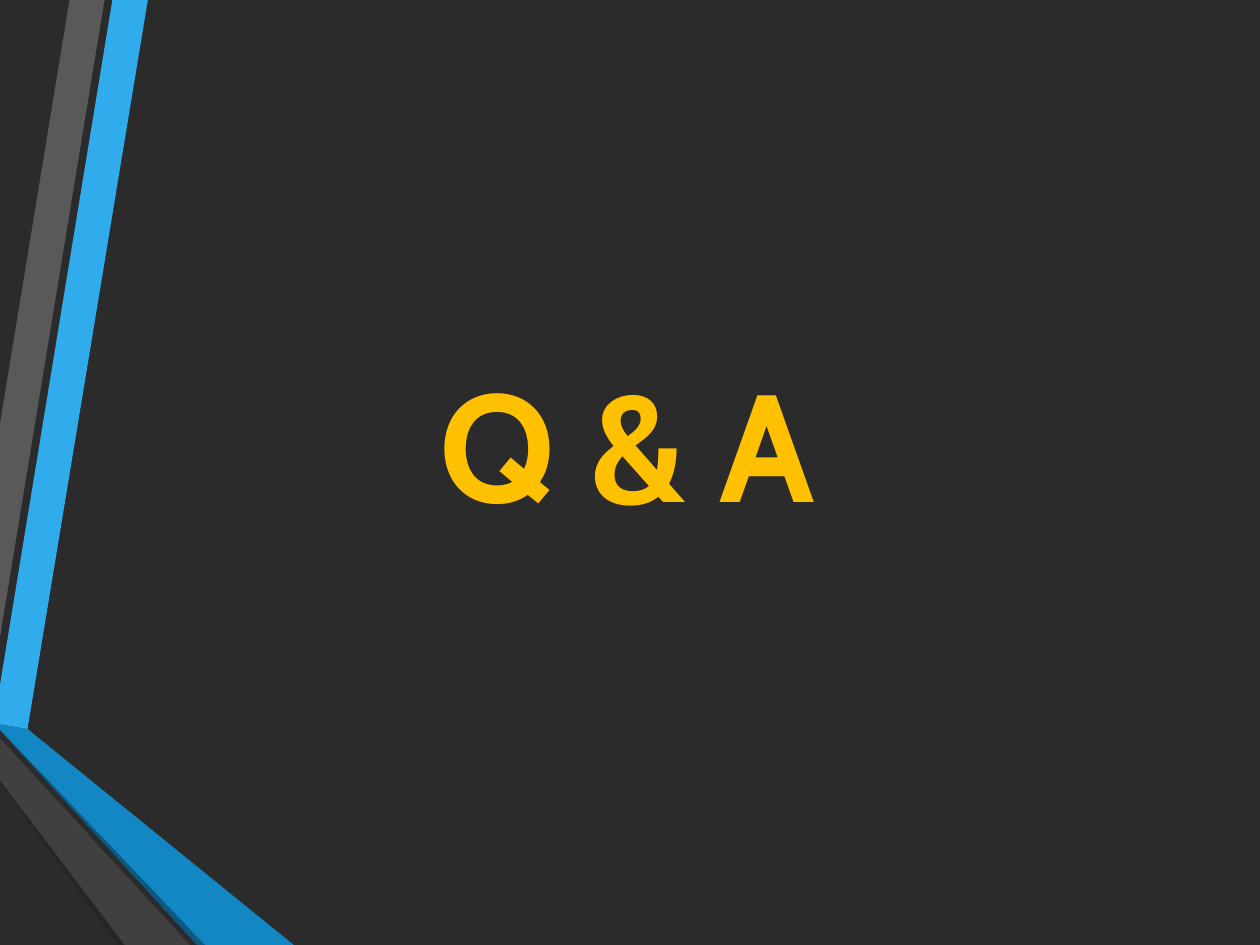
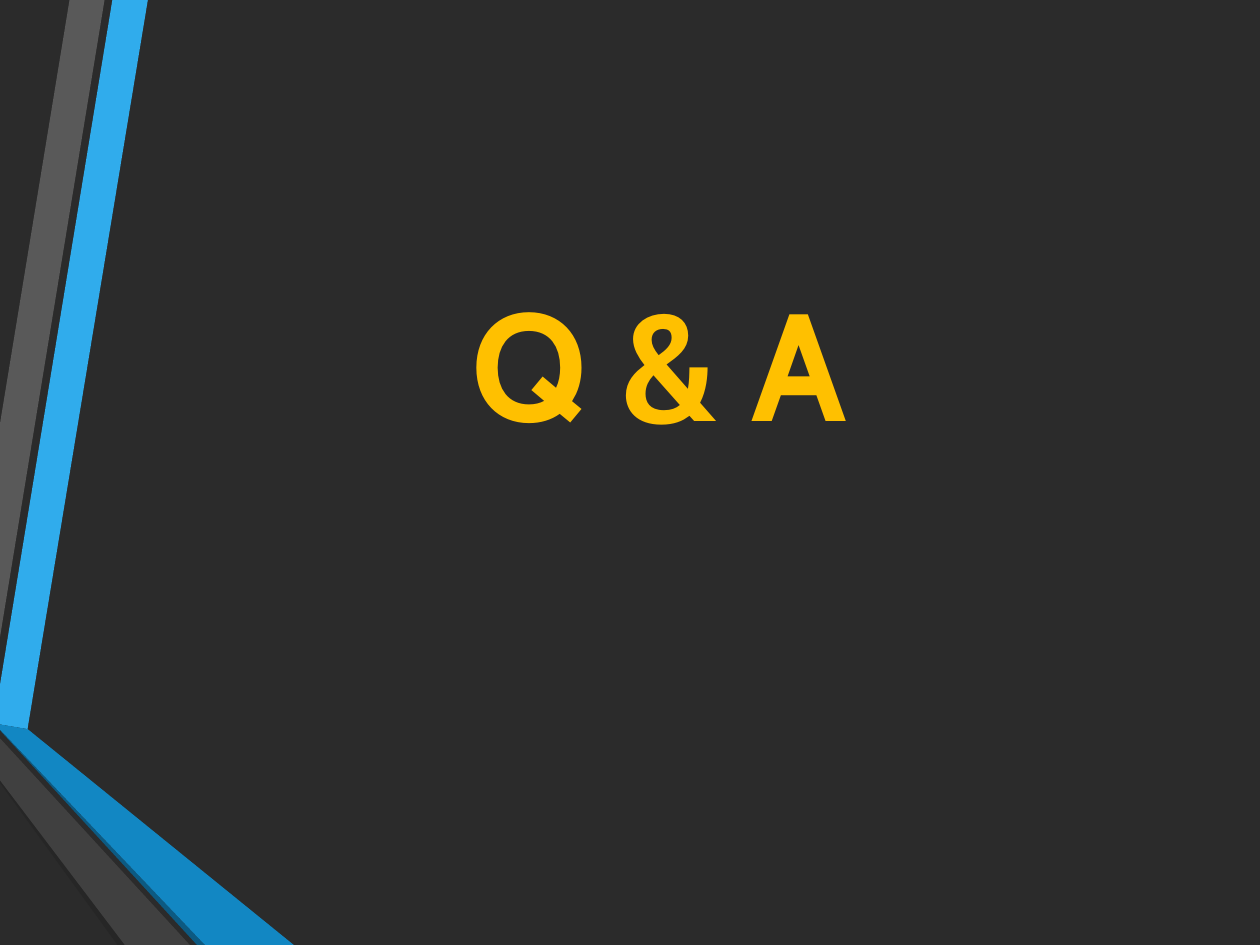
Before and after one commit to farouqBenarous/Neural_network_Breast_Cancer_Diagnostic, a slide deck: slide 15 of presantation.odp. Drawn at 1260x945 pixels with LibreOffice and Linux fonts; fonts in the diff are those of the drawing; background and template pictures are left out; a plain dark background stands for a picture behind light text. Boxes give left, top, right and bottom in pixels: in the first picture for what was removed or moved away, otherwise in the second. Text is boxed around its words. In the diff, an @@ line names an element or a change of style, - is before the commit and + after.

```diff
--- a/presantation.odp
+++ b/presantation.odp
@@ text "Q & A": place and size @@
-text "Q & A" at [440, 393, 815, 504]
+text "Q & A" at [471, 312, 846, 423]
```
Also in this commit, not shown: 7 other slides changed, 1 other file.
